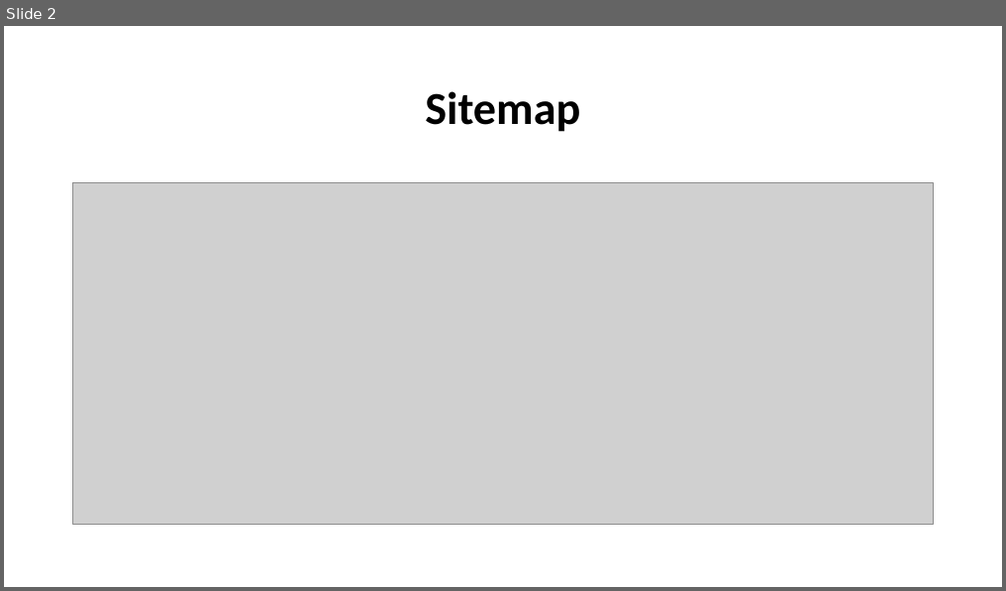
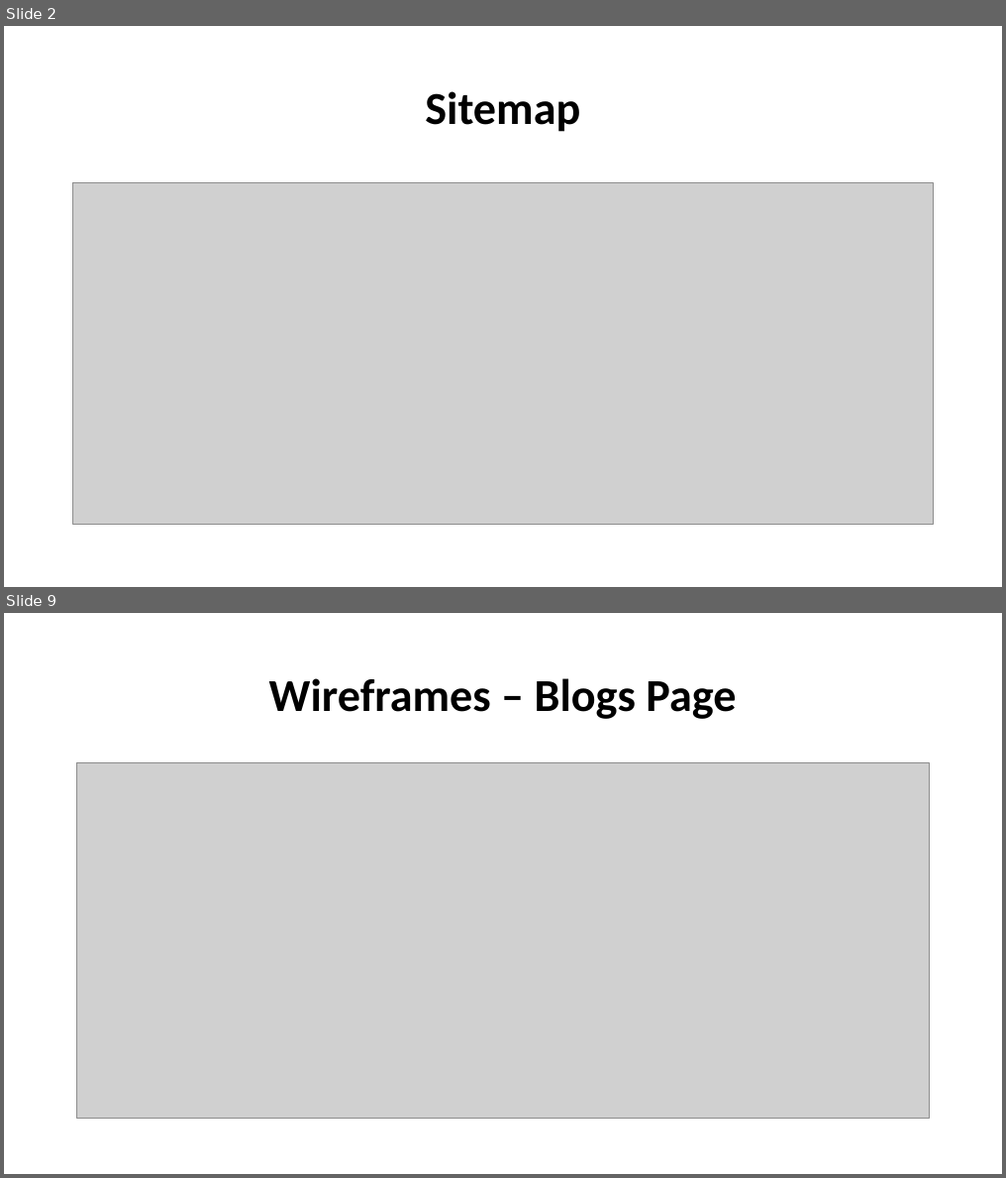
Before and after one commit to quachck/DavidQuach_T1A2, a slide deck: ppt/portfolio-slidedeck.pptx. Shown one above the other, each under a label of ours: slide 2 before the commit, slides 2 and 9 after it; the slides between them are not shown. The pictures are 1006x591 and 1006x1178 pixels, drawn with LibreOffice and Linux fonts; fonts in the diff are those of the drawing; grey boxes stand for pictures. Boxes give left, top, right and bottom in pixels: in the first picture for what was removed or moved away, otherwise in the second. Text is boxed around its words. In the diff, an @@ line names an element or a change of style, - is before the commit and + after.

Commit message:
fixed blogs layout for larger screens and README img links

```diff
--- a/ppt/portfolio-slidedeck.pptx
+++ b/ppt/portfolio-slidedeck.pptx
@@ slide 9 added at (x1=4, y1=613, x2=1002, y2=1174), background #FFFFFF @@
@@ title added at (x1=269, y1=678, x2=736, y2=719), 44 pt, text #000000, bold @@
+Wireframes – Blogs Page
@@ picture added at (x1=76, y1=762, x2=930, y2=1119) @@
```
Also in this commit, not shown: 9 other slides added, 1 slide removed, 28 other files.
